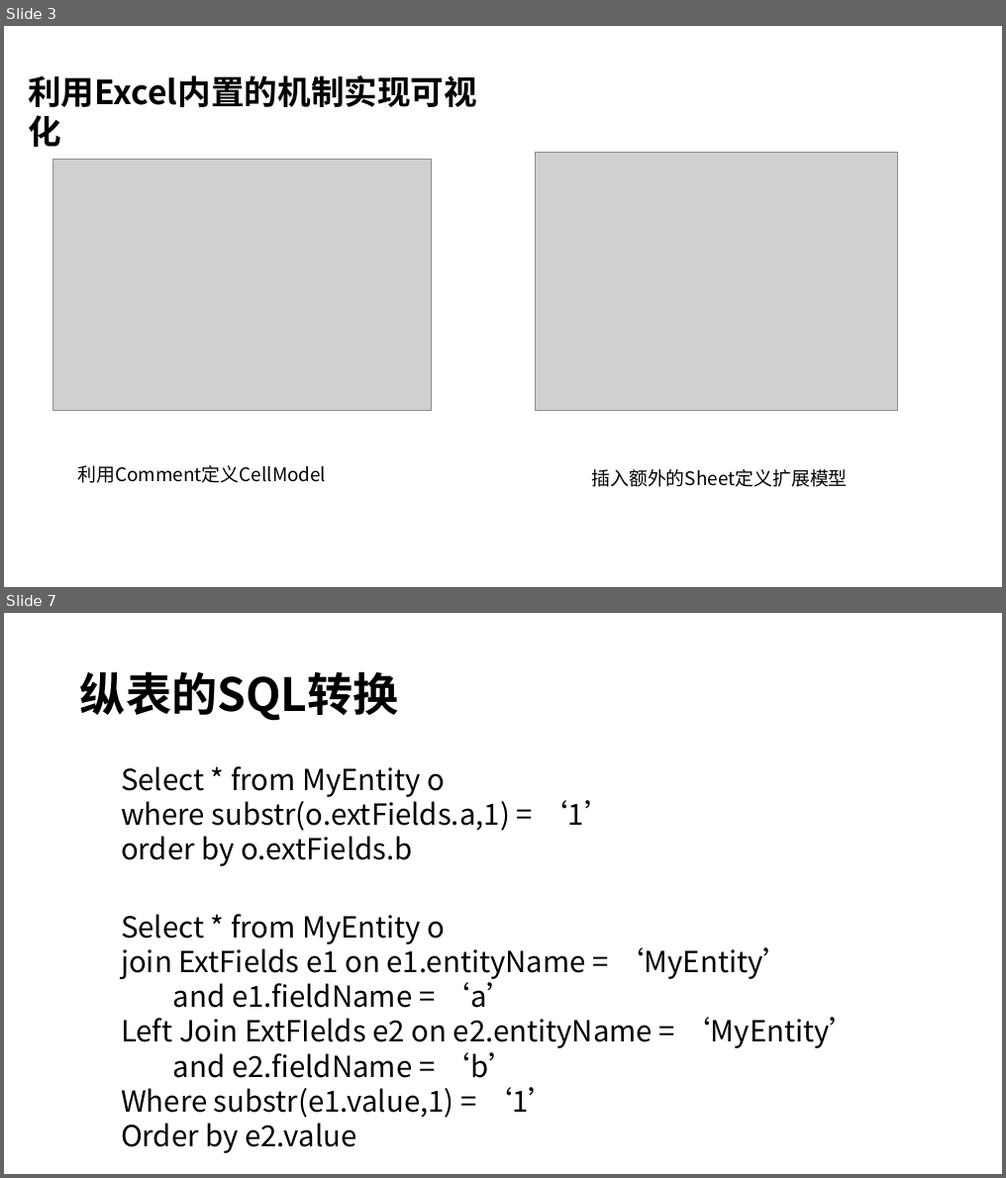
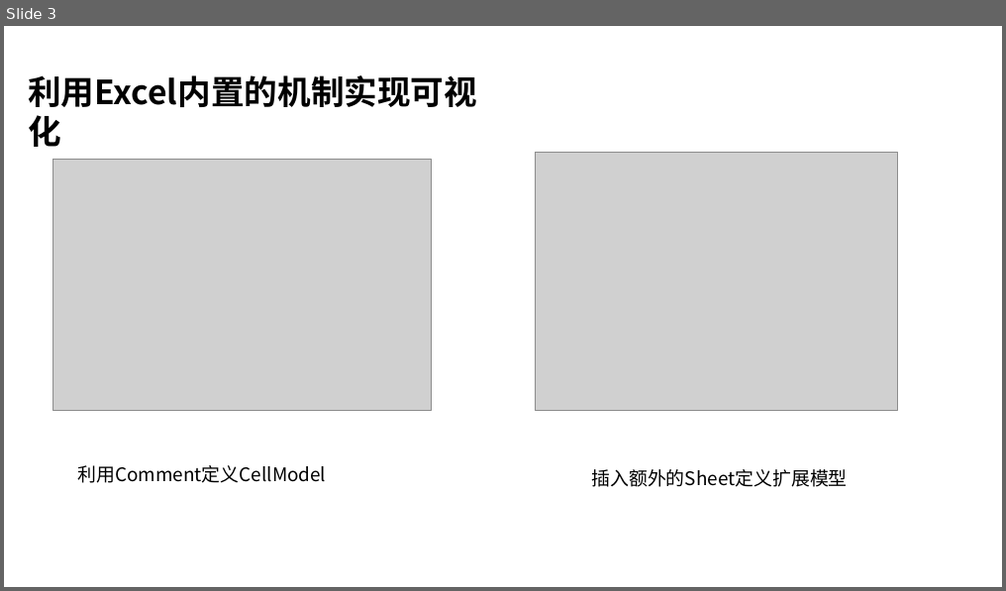
Before and after one commit to entropy-cloud/nop-entropy, a slide deck: docs/ppt/nop-report.pptx. Shown one above the other, each under a label of ours: slides 3 and 7 before the commit, slide 3 after it; the slides between them are not shown. The pictures are 1006x1178 and 1006x591 pixels, drawn with LibreOffice and Linux fonts; fonts in the diff are those of the drawing; grey boxes stand for pictures. Boxes give left, top, right and bottom in pixels: in the first picture for what was removed or moved away, otherwise in the second. Text is boxed around its words. In the diff, an @@ line names an element or a change of style, - is before the commit and + after.

```diff
--- a/docs/ppt/nop-report.pptx
+++ b/docs/ppt/nop-report.pptx
@@ slide 7 removed at bbox=[4, 613, 1002, 1174], background #FFFFFF @@
@@ title removed at bbox=[80, 671, 399, 721] @@
-纵表的SQL转换
@@ text removed at bbox=[121, 766, 613, 866] @@
-Select * from MyEntity o
-where substr(o.extFields.a,1) = ‘1’
-order by o.extFields.b
@@ text removed at bbox=[121, 914, 859, 1154] @@
-Select * from MyEntity o
-join ExtFields e1 on e1.entityName = ‘MyEntity’
-and e1.fieldName = ‘a’
-Left Join ExtFIelds e2 on e2.entityName = ‘MyEntity’
-and e2.fieldName = ‘b’
-Where substr(e1.value,1) = ‘1’
-Order by e2.value
```
Also in this commit, not shown: 6 slides added, 5 other slides removed, 5 other files.
